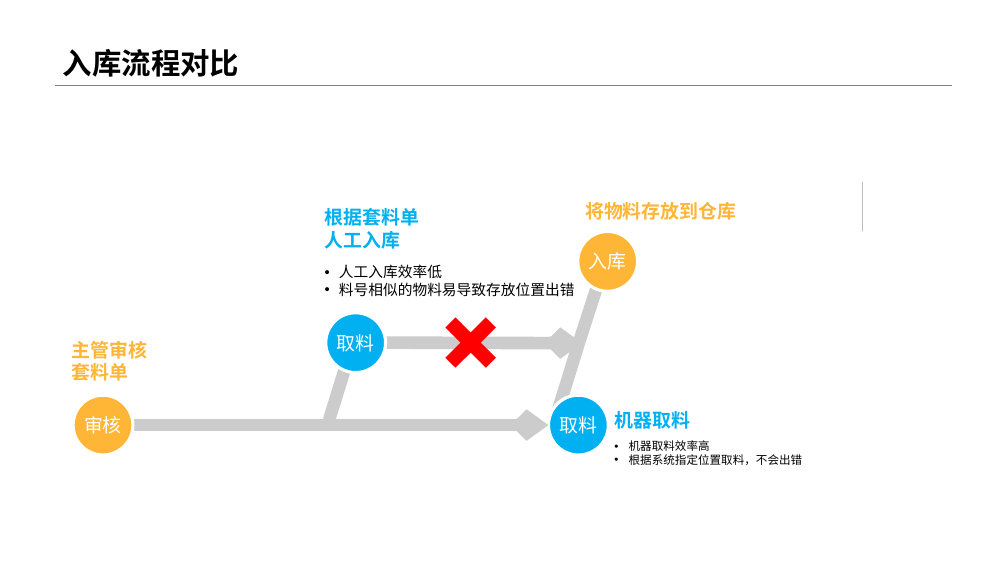
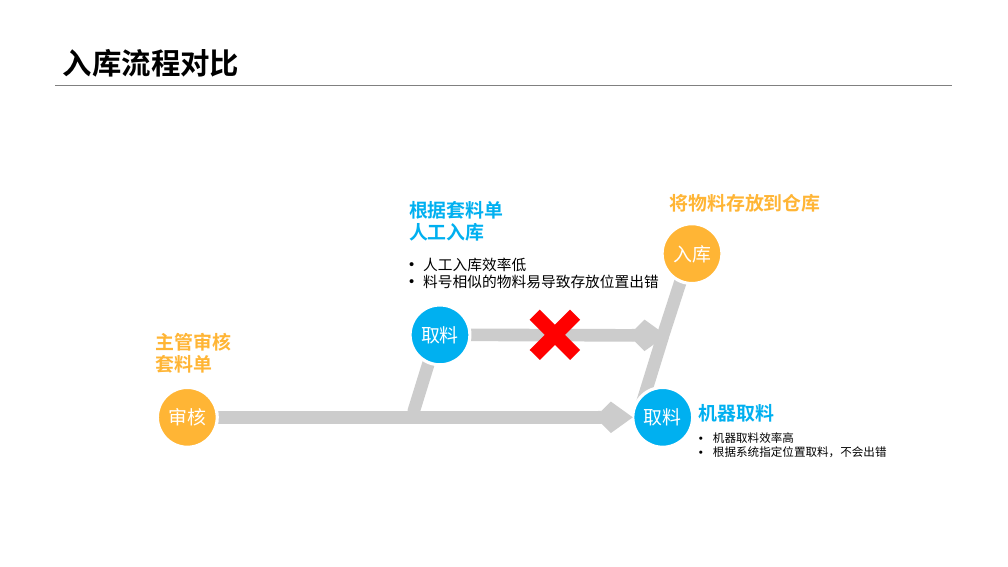
Before and after one commit to Samsuik686/UW, a slide deck: slide 20 of Document/产品发布/产品介绍/UW无人仓库宣传.pptx. Drawn at 1008x567 pixels with LibreOffice and Linux fonts; fonts in the diff are those of the drawing; background and template pictures are left out. Boxes give left, top, right and bottom in pixels: in the first picture for what was removed or moved away, otherwise in the second. Text is boxed around its words. In the diff, an @@ line names an element or a change of style, - is before the commit and + after.

```diff
--- a/Document/产品发布/产品介绍/UW无人仓库宣传.pptx
+++ b/Document/产品发布/产品介绍/UW无人仓库宣传.pptx
@@ line removed from (863, 231) to (863, 181) @@
@@ 1 text, 1 ellipse, 1 line: place and size @@
-1 text, 1 ellipse, 1 line at bbox=[330, 231, 637, 419]
+1 text, 1 ellipse, 1 line at bbox=[414, 224, 722, 411]
@@ 5 texts, 3 ellipses, 2 arrows, 2 lines, 1 freeform shape: place and size @@
-5 texts, 3 ellipses, 2 arrows, 2 lines, 1 freeform shape at bbox=[71, 202, 803, 465]
+5 texts, 3 ellipses, 2 arrows, 2 lines, 1 freeform shape at bbox=[156, 194, 887, 457]
```
Also in this commit, not shown: 6 other slides changed.
